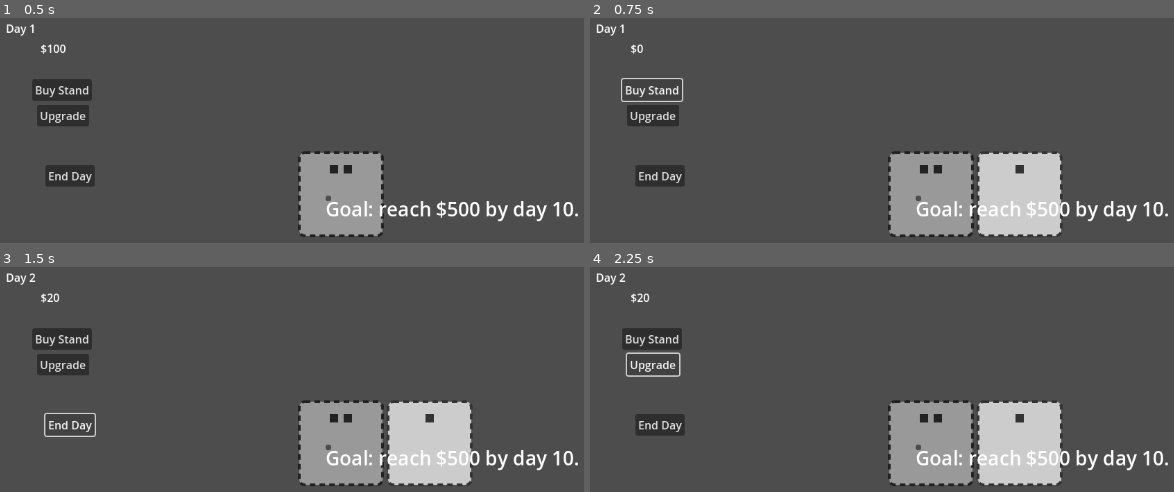
Above: before the commit, frames 1-4 (two rows, left to right).
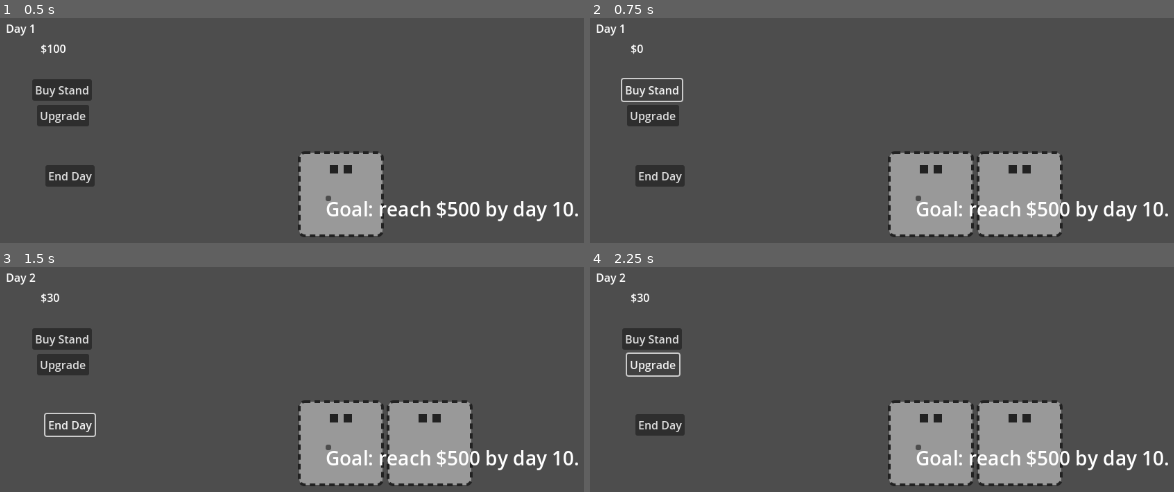
Above: after the commit, the same moments.

Repository: naddicott-dtech/tycoon-template
Game: Godot game, scene res://scenes/Main.tscn
Two runs of this game, one before a commit and one after it. Both use one fixed random seed, a clock stepped at 60 frames per second and the inputs below.
Inputs:
- Up to frame 1 (0.5 s): no input
- Up to frame 2 (0.75 s): click "Buy Stand" at 0.5 s
- Up to frame 3 (1.5 s): click "End Day" at 1.25 s
- Up to frame 4 (2.25 s): click "Upgrade" at 2 s

Frame 1 is identical in both runs. In frame 2, 4.8% of the frame differs, in the area x 66-81%, y 60-97%; in frame 3, 4.8%, in the area x 8-81%, y 12-97%; in frame 4, 4.8%.

Commit message:
Slice 6 Wave A: Buy clones your top stand; honesty + ship-clean fixes
- Shop.buy_stand() now clones the TOP stand in the tree (runtime Ctrl+D) so
  bought stands carry the player's theme/tuning — name, income, current tier.
  Falls back to the Stand prefab when no stands exist. Tree-order prototype
  selection is test-pinned in the dev repo (ShopTest).
- Fix stale "goal lives on GoalManager" comments (GameConfig; Globals' fix
  lands with Wave B's reset() change).
- README: numbers are mathematically impossible on purpose — prove it, then
  rebalance; Buy-copies-the-top-stand explainer (incl. the tier-inheritance
  balance question); editor-gotchas box; playlog user:// path; the save
  ritual labeled web-editor-only.
- CHALLENGES: Rung 8 (grey out unaffordable buttons), Rung 9 (choose what
  Buy builds via @export PackedScene on the Level).
- WALKTHROUGH.md: first draft of the self-paced student handout
  (play it -> watch it fail -> make it yours). Teaching voice to be edited.
- .gitignore the dev-only /test /addons symlinks and generated /reports.

Co-Authored-By: Claude Fable 5 <noreply@anthropic.com>

Diff:
--- a/autoload/Shop.gd
+++ b/autoload/Shop.gd
@@ -10,8 +10,9 @@
 # "End Day" button calls Globals.end_day() — so the money trail is easy to follow.
 extends Node
 
-# The prefab a "Buy" creates, and how far apart auto-placed stands sit. The row
-# just marches to the right — tidier layouts (a grid, wrapping rows) are a challenge.
+# The fallback prefab "Buy" creates when you own no stands to copy, and how far
+# apart auto-placed stands sit. The row just marches to the right — tidier
+# layouts (a grid, wrapping rows) are a challenge.
 const STAND_SCENE := preload("res://scenes/entities/Stand.tscn")
 const STAND_SPACING := 128.0   # pixels between bought stands
 
@@ -28,7 +29,7 @@
 	if Globals.money < level.buy_cost:
 		return   # not enough money — do nothing
 	Globals.add_money(-level.buy_cost)   # spend (a negative amount takes money away)
-	var stand := STAND_SCENE.instantiate()
+	var stand := _make_stand()
 	stand.position = _next_stand_position()
 	# Drop it next to the other stands. Levels keep their stands under "Entities";
 	# if that node isn't there, fall back to the level root so a buy still works.
@@ -37,6 +38,19 @@
 	if entities != null:
 		parent = entities
 	parent.add_child(stand)
+
+# "Buy" makes another COPY of a stand you already have — the same idea as
+# pressing Ctrl+D on a stand in the editor, just while the game is running. So a
+# bought stand sells and earns exactly what your stand does: every value you set
+# in the Inspector (the name, the income, even the tier) rides along, because
+# duplicate() copies the @export values. The TOP stand in your level is the one
+# that gets copied — drag a different stand to the top to change what Buy builds.
+# (No stands at all? Fall back to a plain default stand so Buy still works.)
+func _make_stand() -> Node2D:
+	var stands := get_tree().get_nodes_in_group("stand")
+	if stands.is_empty():
+		return STAND_SCENE.instantiate()
+	return stands[0].duplicate()
 
 # Where the next bought stand goes: one step to the right of the stand you placed
 # last, so they grow in a tidy row out from your existing stands — NOT on top of the
--- a/config/GameConfig.gd
+++ b/config/GameConfig.gd
@@ -5,10 +5,10 @@
 # single node — the money you start with and the first day's number.
 #
 # MOST balance knobs do NOT live here. They live on the node that owns them: a
-# stand's income is on the Stand, the goal is on the GoalManager, the day length
-# is on the TimeManager. You tune those right on the node, in the Inspector, in
-# context. This file is only for values that have no node to live on, because
-# they belong to an autoload (Globals).
+# stand's income is on the Stand, the goal and prices are on the Level, the day
+# length is on the TimeManager. You tune those right on the node, in the
+# Inspector, in context. This file is only for values that have no node to live
+# on, because they belong to an autoload (Globals).
 #
 # To edit these: double-click "config/game_config.tres" in the FileSystem dock.
 class_name GameConfig
Not shown, changed: .gitignore
Not shown, changed: CHALLENGES.md
Not shown, changed: README.md
Not shown, changed: TEMPLATE.md
Not shown, added: WALKTHROUGH.md
